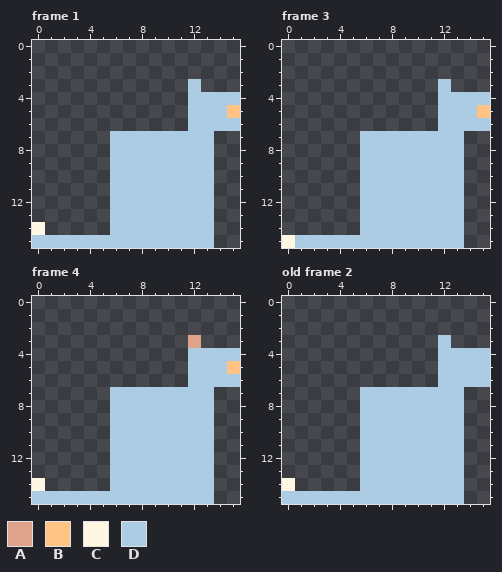
Two versions of one pixel-art file, Assets/Sprites/Animations/CatIdle_Final.aseprite. This is how it looked before the edit.
16x16 pixels, 6 frames. Shown: frame 1, frame 3, frame 4, old frame 2. The commit also changed other frames, which this record leaves out.
Palette (. is transparent): A #dea38b  B #ffc384  C #fff7e4  D #accce4
Pixels before, frame 1, first column x 0:
 3 ............D...
 4 ............DDDD
 5 ............DDDB
 6 ............DDDD
 7 ......DDDDDDDD..
 8 ......DDDDDDDD..
 9 ......DDDDDDDD..
10 ......DDDDDDDD..
11 ......DDDDDDDD..
12 ......DDDDDDDD..
13 ......DDDDDDDD..
14 C.....DDDDDDDD..
15 DDDDDDDDDDDDDD..
Pixels before, frame 3, first column x 0:
 3 ............D...
 4 ............DDDD
 5 ............DDDB
 6 ............DDDD
 7 ......DDDDDDDD..
 8 ......DDDDDDDD..
 9 ......DDDDDDDD..
10 ......DDDDDDDD..
11 ......DDDDDDDD..
12 ......DDDDDDDD..
13 ......DDDDDDDD..
14 ......DDDDDDDD..
15 CDDDDDDDDDDDDD..
Pixels before, frame 4, first column x 0:
 3 ............A...
 4 ............DDDD
 5 ............DDDB
 6 ............DDDD
 7 ......DDDDDDDD..
 8 ......DDDDDDDD..
 9 ......DDDDDDDD..
10 ......DDDDDDDD..
11 ......DDDDDDDD..
12 ......DDDDDDDD..
13 ......DDDDDDDD..
14 C.....DDDDDDDD..
15 DDDDDDDDDDDDDD..
Pixels before, old frame 2, first column x 0:
 3 ............D...
 4 ............DDDD
 5 ............DDDD
 6 ............DDDD
 7 ......DDDDDDDD..
 8 ......DDDDDDDD..
 9 ......DDDDDDDD..
10 ......DDDDDDDD..
11 ......DDDDDDDD..
12 ......DDDDDDDD..
13 ......DDDDDDDD..
14 C.....DDDDDDDD..
15 DDDDDDDDDDDDDD..
The result:
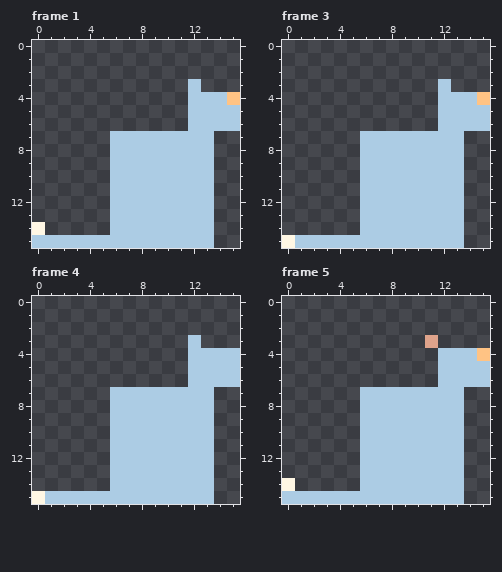
A new or re-ordered frame is compared with the old frame closest to it.
Message: Finalized cat idle anim
What changed:
frames 6 -> 9
Frame 1:
y 4: x 15 D -> B
y 5: x 15 B -> D
Frame 3: the same change as frame 1
Frame 4:
y 3: x 12 A -> D
y 5: x 15 B -> D
y 14: x 0 C -> .
y 15: x 0 D -> C
Frame 5 is new; against old frame 2:
y 3: x 11..12 .D -> A.
y 4: x 15 D -> B
Pixel boxes of the changes (left, top, right, bottom) in both pictures:
changed: (227, 92, 240, 118)
changed: (477, 92, 490, 118)
changed: (188, 335, 240, 374)
changed: (32, 478, 45, 504)
changed: (425, 335, 490, 361)
